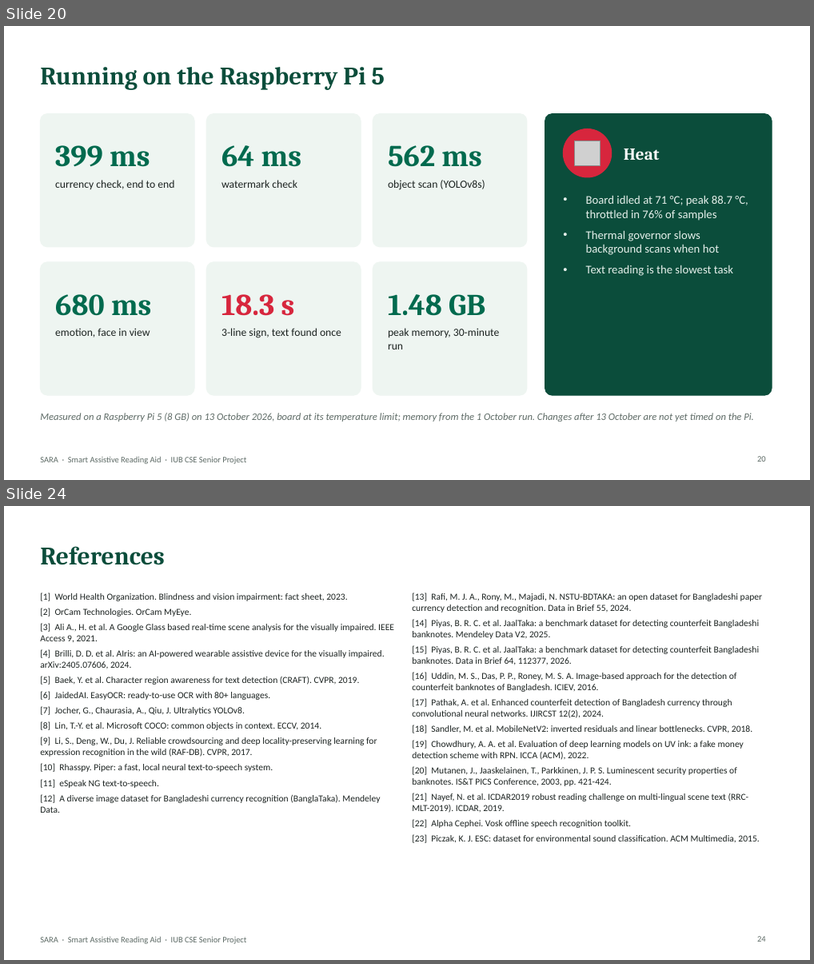
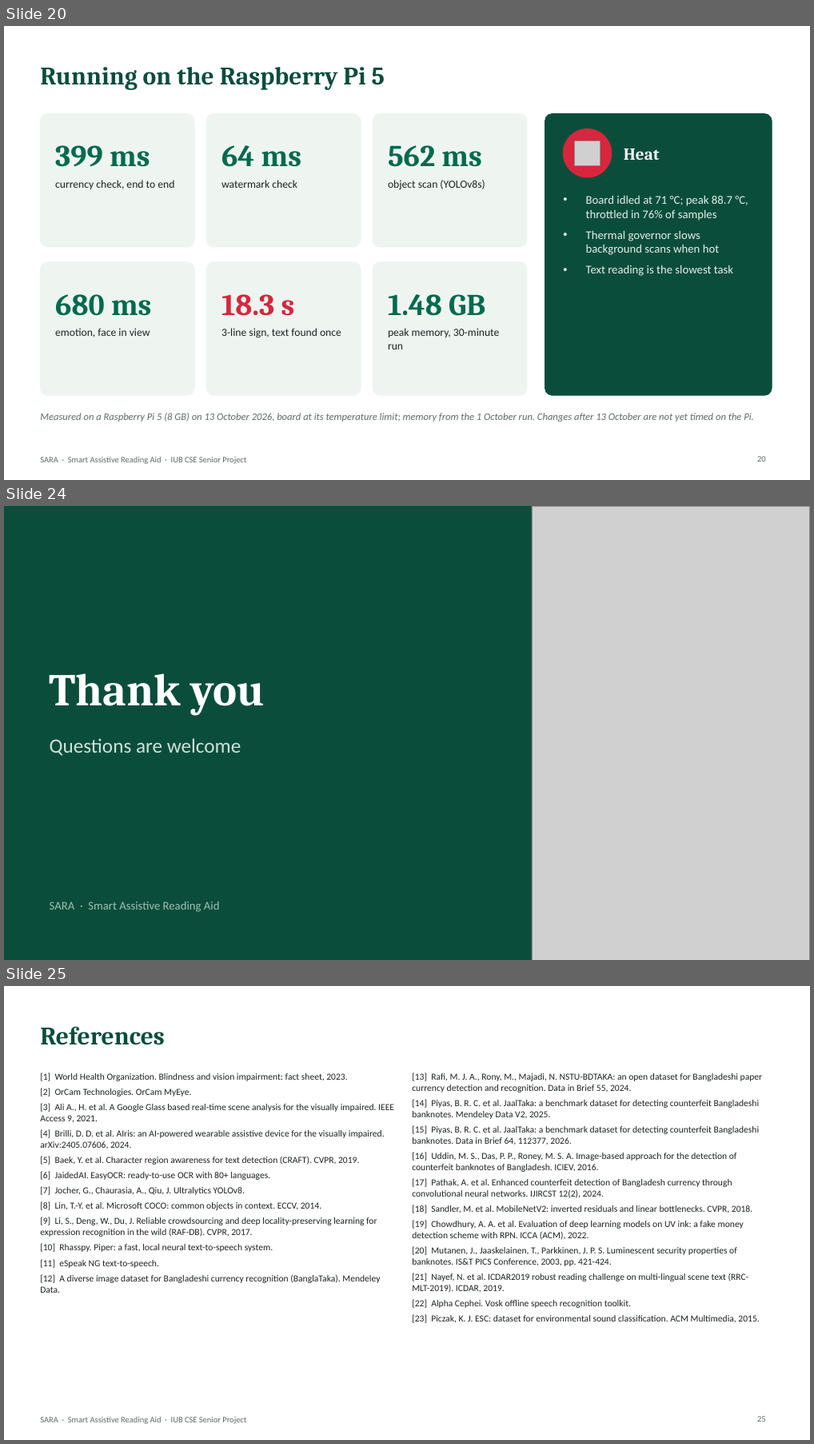
Before and after one commit to aflam330/Senior_project_wearable_glass_for_blind_people_using_ocr_and_ylo, a slide deck: Thesis Report and paper/thesis report/slides/SARA_Presentation.pptx. Shown one above the other, each under a label of ours: slides 20 and 24 before the commit, slides 20, 24 and 25 after it; the slides between them are not shown. The pictures are 814x964 and 814x1444 pixels, drawn with LibreOffice and Linux fonts; fonts in the diff are those of the drawing; grey boxes stand for pictures. Boxes give left, top, right and bottom in pixels: in the first picture for what was removed or moved away, otherwise in the second. Text is boxed around its words. In the diff, an @@ line names an element or a change of style, - is before the commit and + after.

```diff
--- a/Thesis Report and paper/thesis report/slides/SARA_Presentation.pptx
+++ b/Thesis Report and paper/thesis report/slides/SARA_Presentation.pptx
@@ slide 24 added at [4, 506, 810, 960], background #0B4D3B @@
@@ picture added at [532, 506, 810, 960] @@
@@ text added at [50, 673, 266, 716], 54 pt, text #FFFFFF, bold @@
+Thank you
@@ text added at [50, 738, 241, 756], 24 pt, text #CFE2DA @@
+Questions are welcome
@@ text added at [50, 901, 220, 912], 14 pt, text #9FC2B4 @@
+SARA · Smart Assistive Reading Aid
@@ what was slide 24 is now slide 25 @@
@@ page number at [758, 1416, 766, 1421]: text changed @@
-24
+25
```
Also in this commit, not shown: 16 slides changed, 4 other slides added, 4 slides removed, 17 other files.
